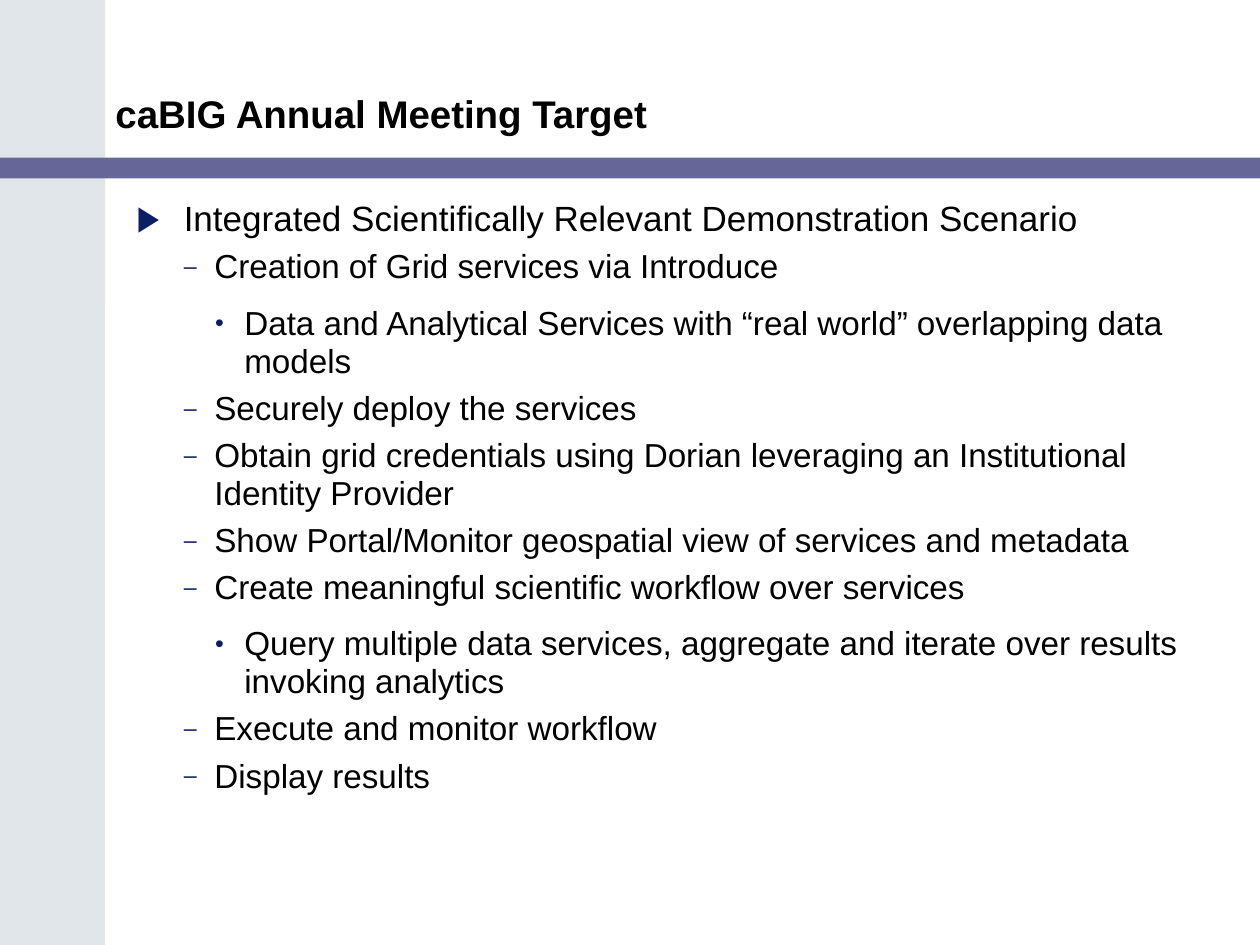
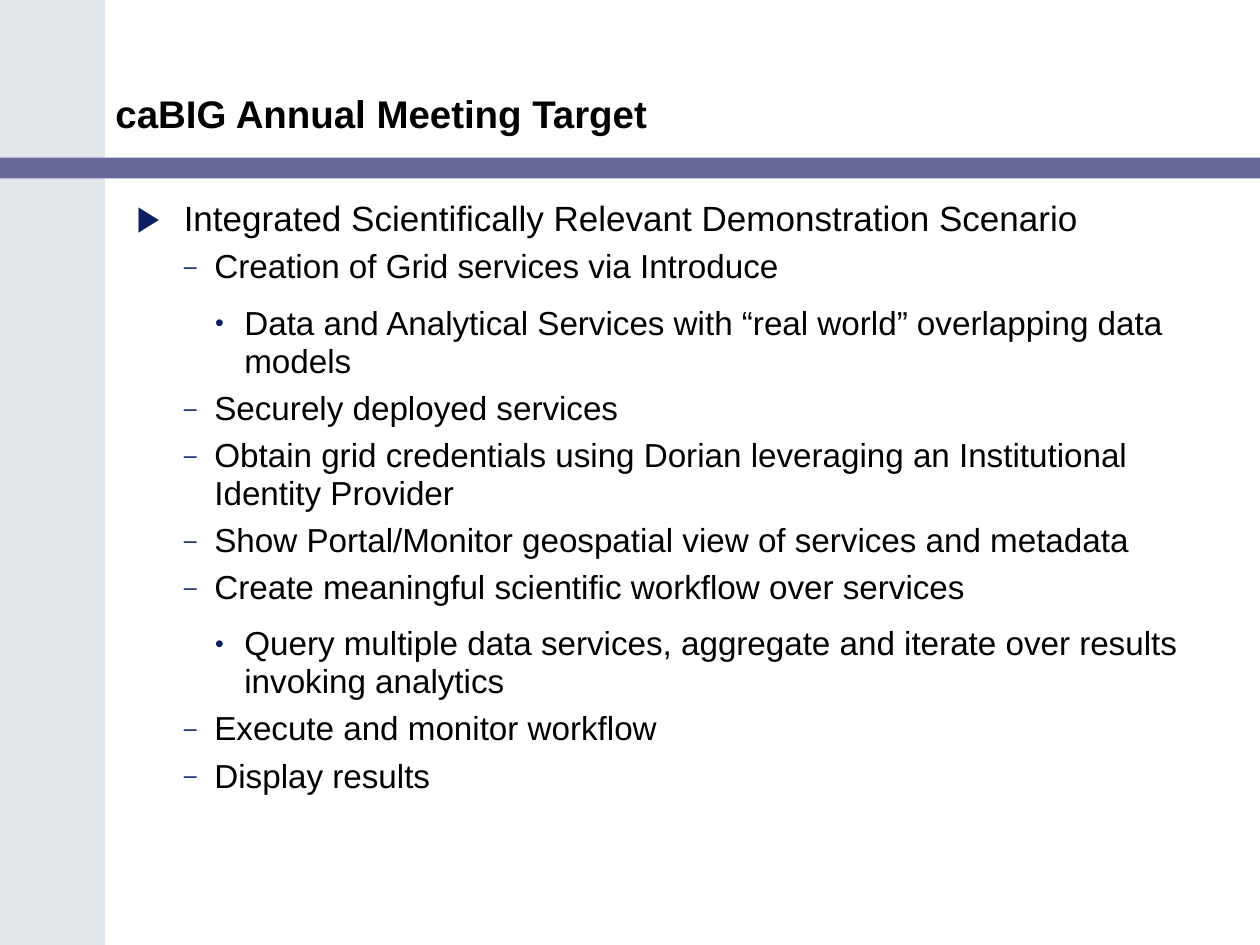
Before and after one commit to NCIP/cagrid-portal, a slide deck: slide 7 of cagrid-1-0/Documentation/presentations/200602_VCDE_ARCH/caGrid_Update_Arch_VCDE_Feb1.ppt. Drawn at 1260x945 pixels with LibreOffice and Linux fonts; fonts in the diff are those of the drawing; background and template pictures are left out. Boxes give left, top, right and bottom in pixels: in the first picture for what was removed or moved away, otherwise in the second. Text is boxed around its words. In the diff, an @@ line names an element or a change of style, - is before the commit and + after.

```diff
--- a/cagrid-1-0/Documentation/presentations/200602_VCDE_ARCH/caGrid_Update_Arch_VCDE_Feb1.ppt
+++ b/cagrid-1-0/Documentation/presentations/200602_VCDE_ARCH/caGrid_Update_Arch_VCDE_Feb1.ppt
@@ text at (214,396,618,426): text changed @@
-  – Securely deploy the services
+  – Securely deployed services
```
Also in this commit, not shown: 5 other slides changed.
